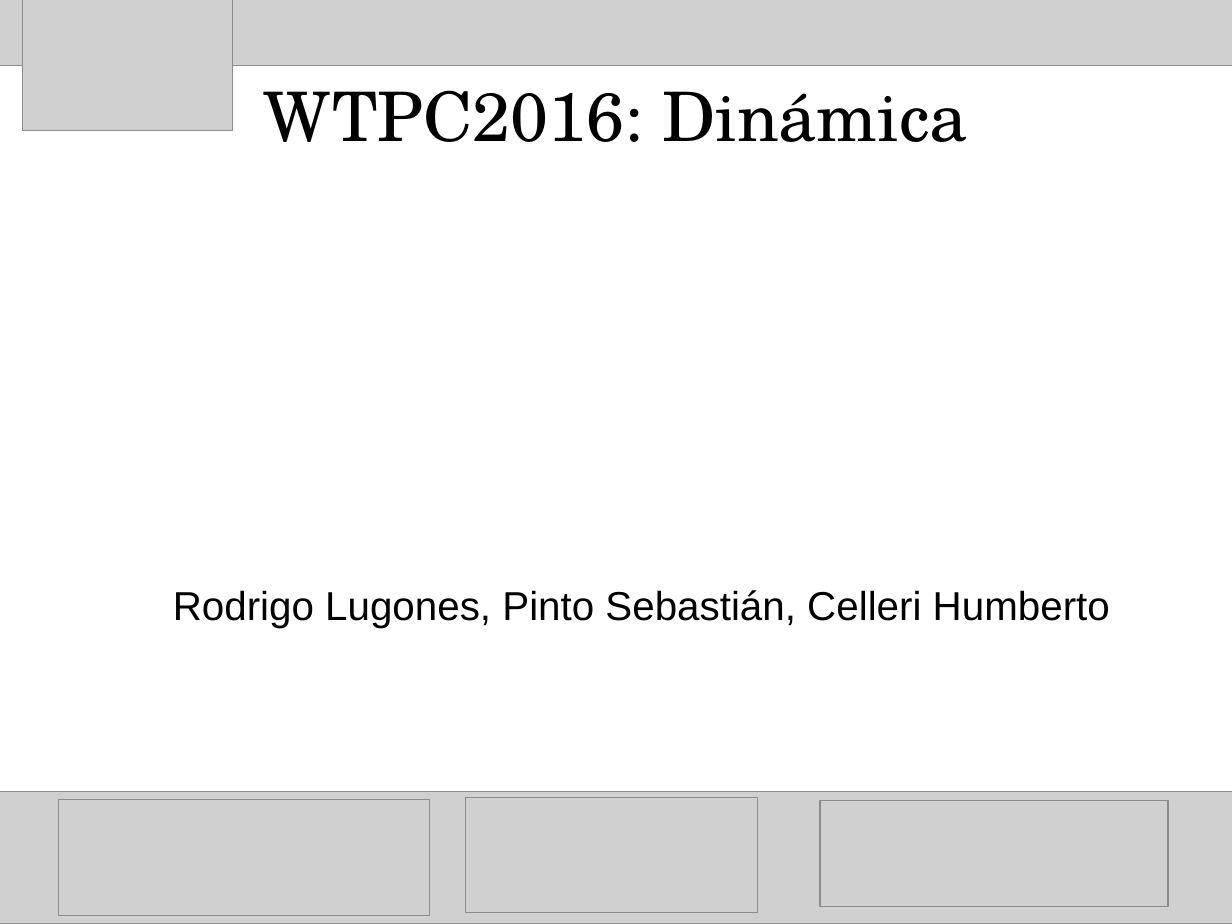
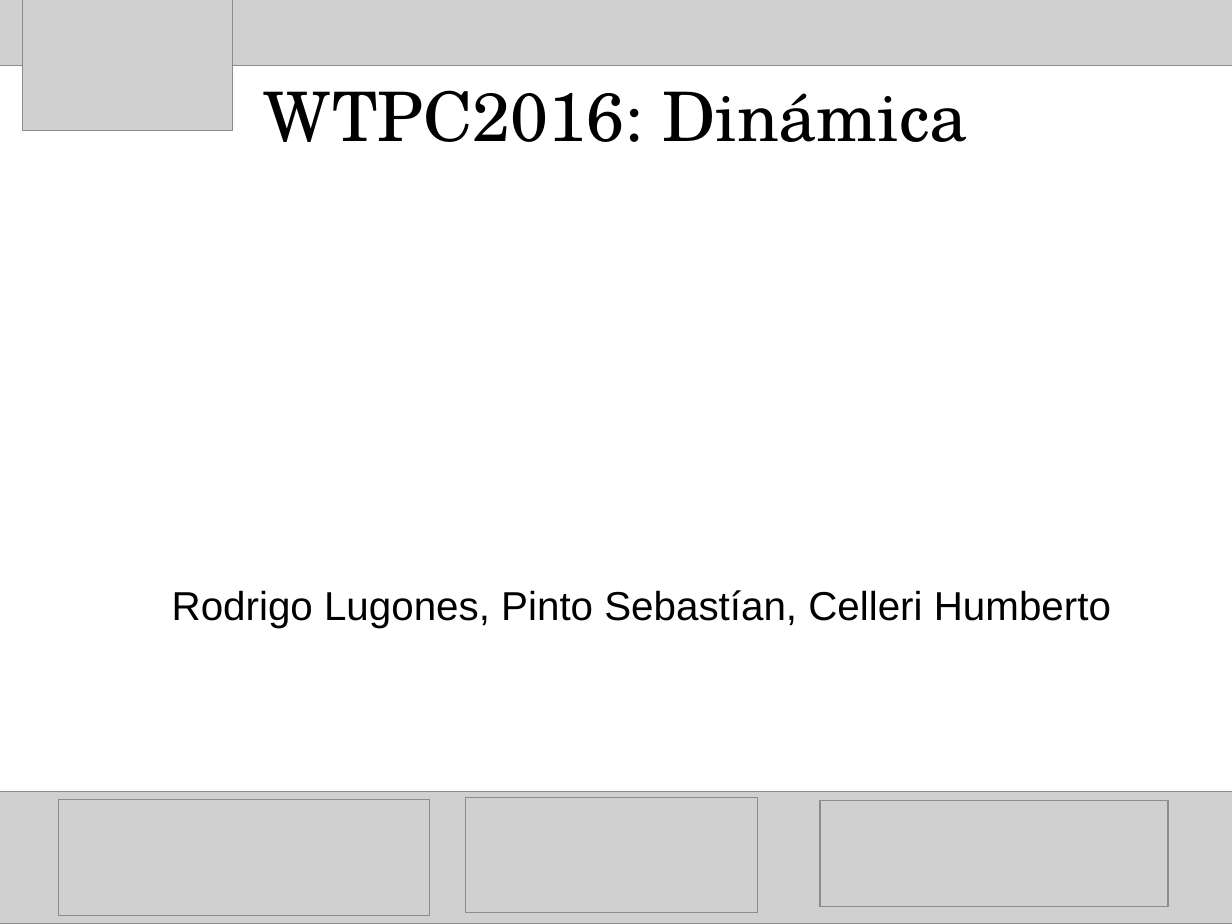
Before and after one commit to HumbertoCelleri/ljmd, a slide deck: slide 4 of presentacion/Presentacion.odp. Drawn at 1232x924 pixels with LibreOffice and Linux fonts; fonts in the diff are those of the drawing; grey boxes stand for pictures. Boxes give left, top, right and bottom in pixels: in the first picture for what was removed or moved away, otherwise in the second. Text is boxed around its words. In the diff, an @@ line names an element or a change of style, - is before the commit and + after.

```diff
--- a/presentacion/Presentacion.odp
+++ b/presentacion/Presentacion.odp
@@ text at (172,590,1111,628): text changed @@
-Rodrigo Lugones, Pinto Sebastián, Celleri Humberto
+Rodrigo Lugones, Pinto Sebastían, Celleri Humberto
```
Also in this commit, not shown: 7 other slides changed, 9 slides added.
